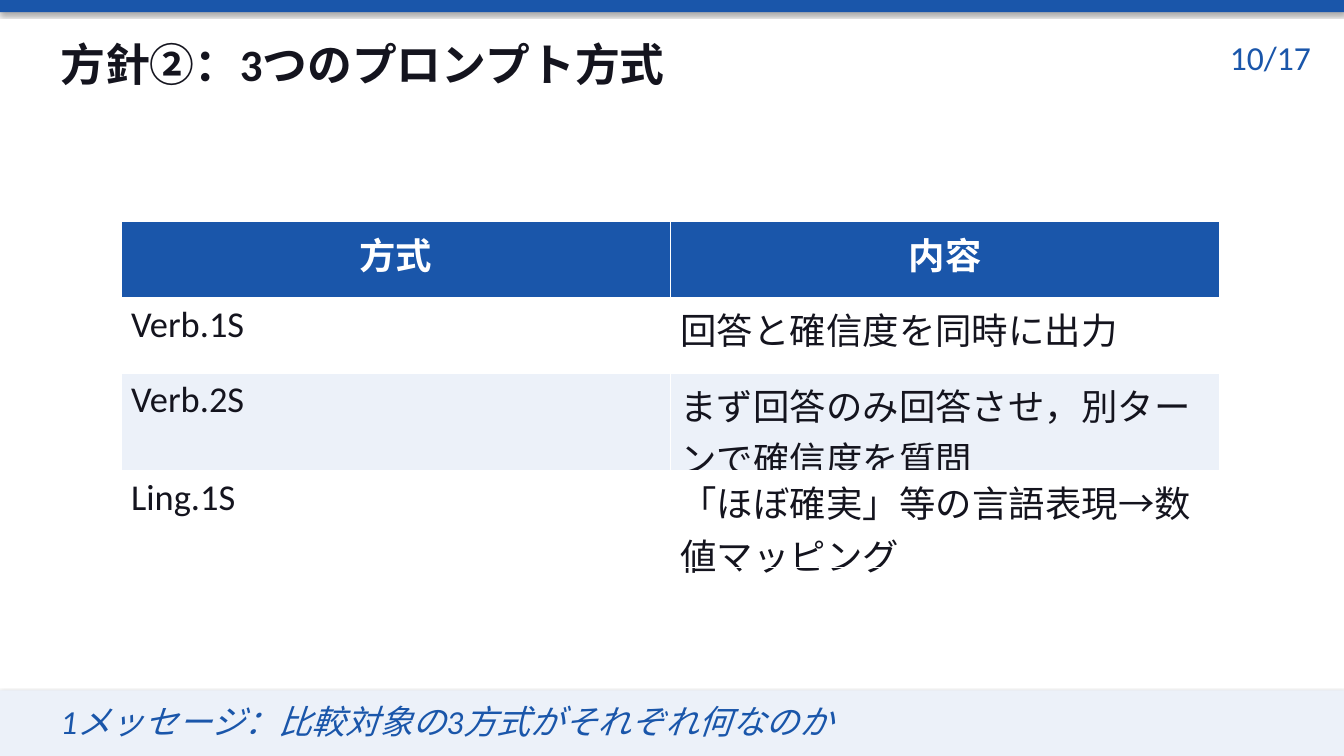
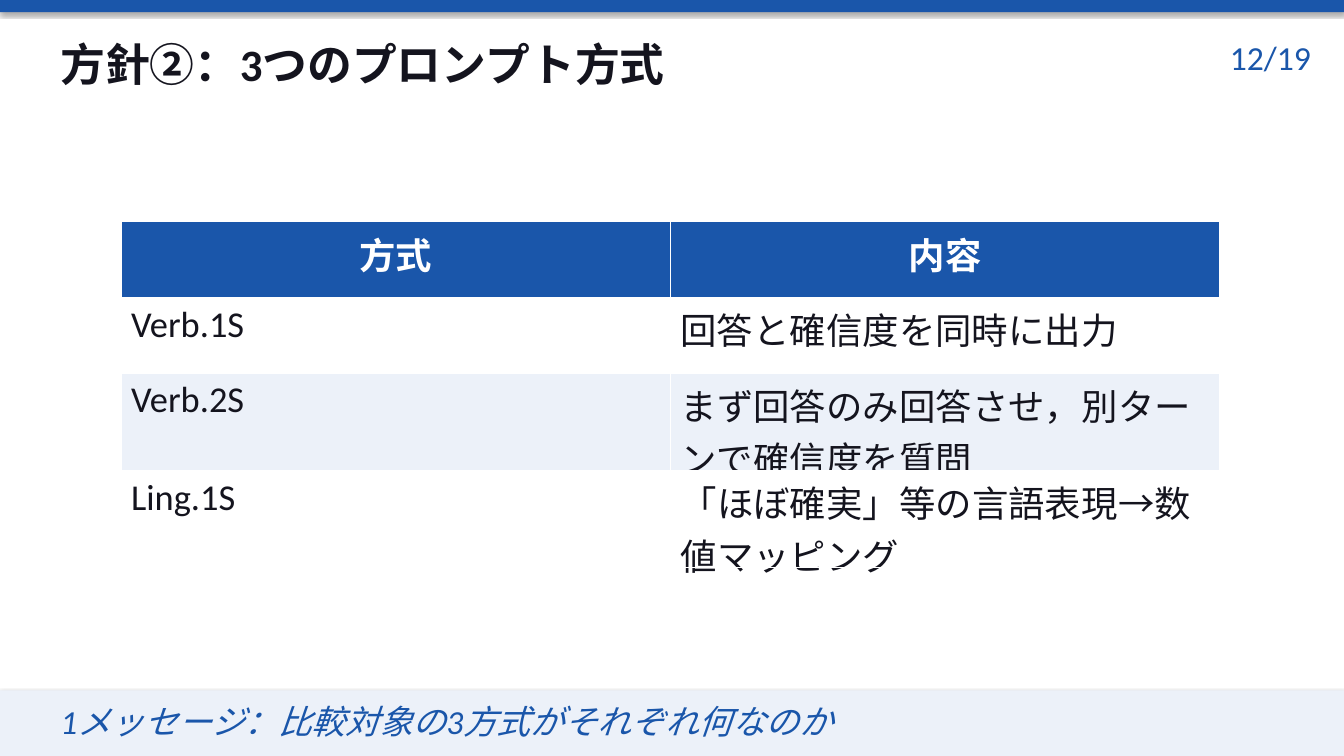
Before and after one commit to issa311sas-hub/test, a slide deck: slide 12 of research/presentations/midterm-presentation-slides.pptx (slide 10 before the commit). Drawn at 1344x756 pixels with LibreOffice and Linux fonts; fonts in the diff are those of the drawing. Boxes give left, top, right and bottom in pixels: in the first picture for what was removed or moved away, otherwise in the second. Text is boxed around its words. In the diff, an @@ line names an element or a change of style, - is before the commit and + after.

```diff
--- a/research/presentations/midterm-presentation-slides.pptx
+++ b/research/presentations/midterm-presentation-slides.pptx
@@ text at bbox=[1230, 46, 1311, 72]: text changed @@
-10/17
+12/19
```
Also in this commit, not shown: 15 other slides changed, 2 slides added, 2 other files.
